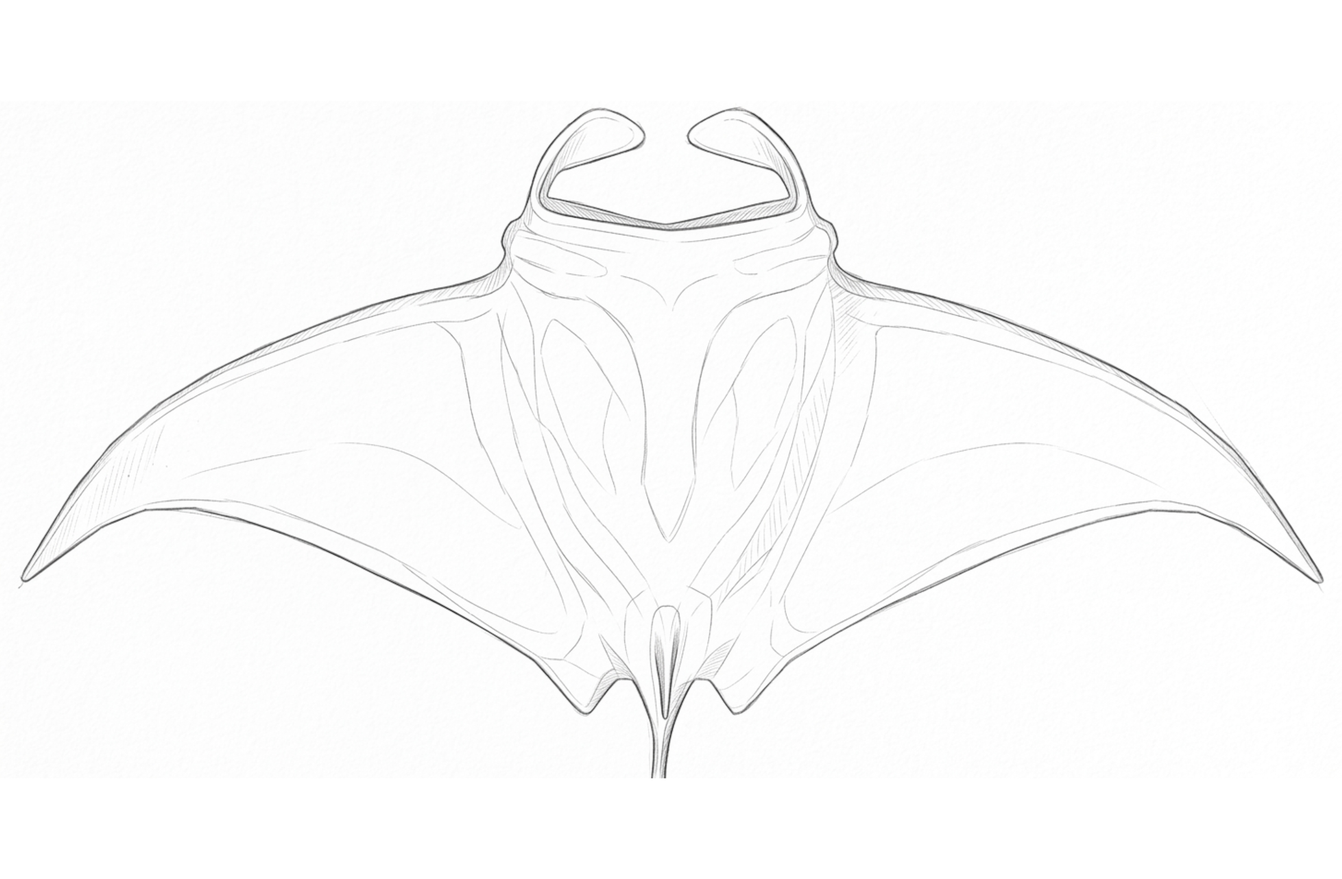
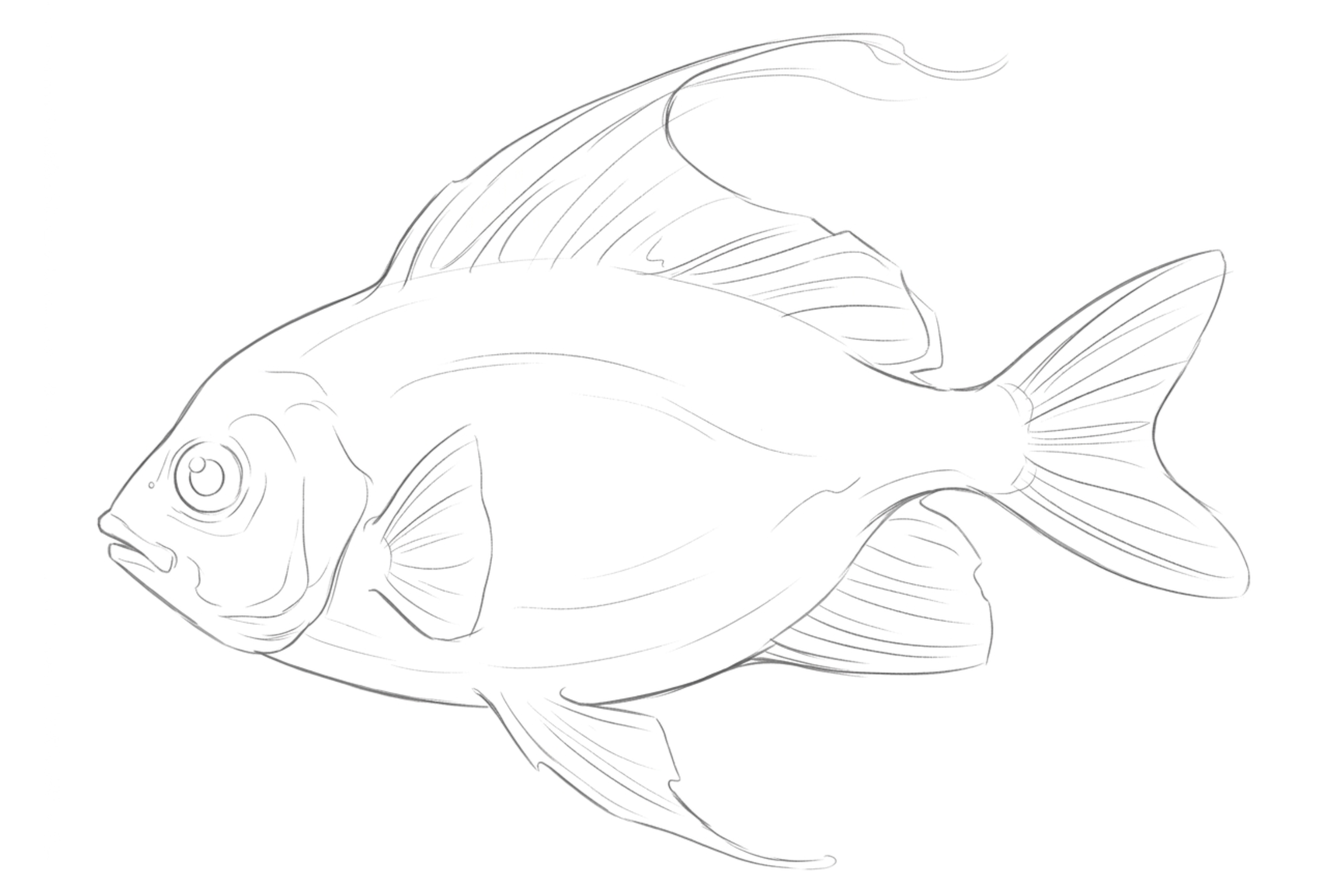
Revision of a layered 1342×879 image; what changed, layer by layer:
added layer "sketch_fish2.png" above "sketch_mantaray1.png" over 43, 31, 1299, 871
hid "sketch_mantaray1.png" over 0, 100, 1342, 779
